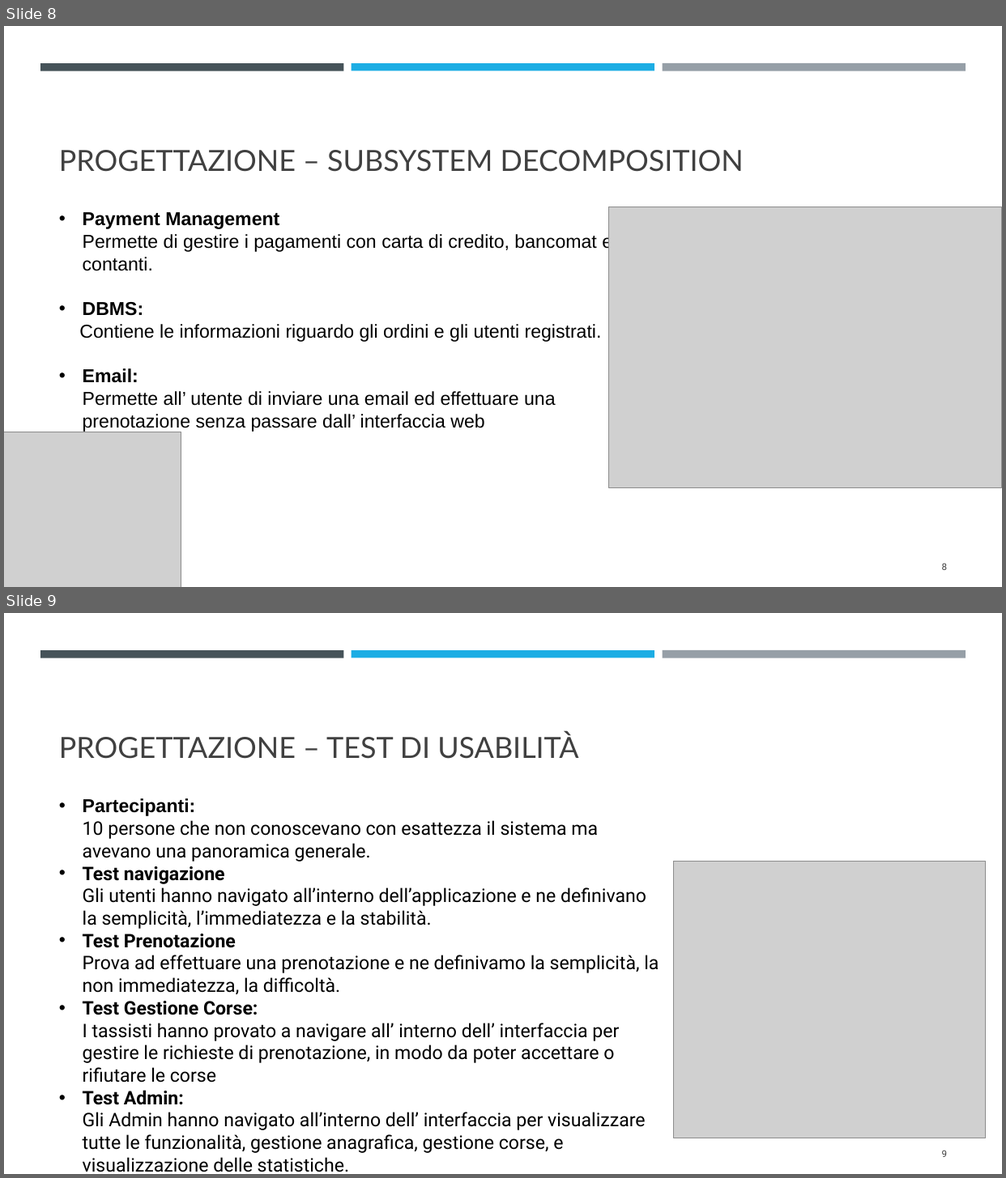
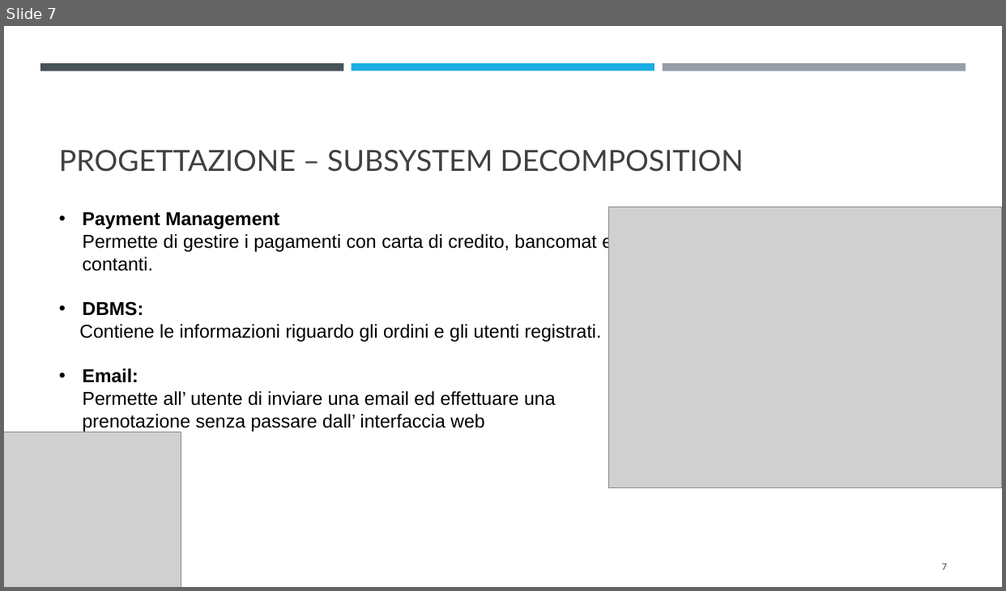
Before and after one commit to Emanuele-Chiummo/Taxi-Project, a slide deck: Presentazione/presentazione TaxiToGo.pptx. Shown one above the other, each under a label of ours: slides 8 and 9 before the commit, slide 7 after it. The pictures are 1006x1178 and 1006x591 pixels, drawn with LibreOffice and Linux fonts; fonts in the diff are those of the drawing; grey boxes stand for pictures. Boxes give left, top, right and bottom in pixels: in the first picture for what was removed or moved away, otherwise in the second. Text is boxed around its words. In the diff, an @@ line names an element or a change of style, - is before the commit and + after.

```diff
--- a/Presentazione/presentazione TaxiToGo.pptx
+++ b/Presentazione/presentazione TaxiToGo.pptx
@@ slide 9 removed at (4,613,1002,1174), background #FFFFFF; not listed: 3 template elements that a slide beside it also shows @@
@@ title removed at (59,733,578,759) @@
-PROGETTAZIONE – TEST DI USABILITÀ
@@ text removed at (83,798,658,1173) @@
-• Partecipanti:
-  10 persone che non conoscevano con esattezza il sistema ma avevano una panoramica generale.
-• Test navigazione
-  Gli utenti hanno navigato all’interno dell’applicazione e ne definivano la semplicità, l’immediatezza e la stabilità.
-• Test Prenotazione
-  Prova ad effettuare una prenotazione e ne definivamo la semplicità, la non immediatezza, la difficoltà.
-• Test Gestione Corse:
-  I tassisti hanno provato a navigare all’ interno dell’ interfaccia per gestire le richieste di prenotazione, in modo da poter accettare o rifiutare le corse
-• Test Admin:
-  Gli Admin hanno navigato all’interno dell’ interfaccia per visualizzare tutte le funzionalità, gestione anagrafica, gestione corse, e visualizzazione delle statistiche.
@@ picture removed at (674,862,987,1139) @@
@@ page number removed at (942,1150,948,1157) @@
-9
@@ what was slide 8 is now slide 7 @@
@@ page number at (942,563,948,570): text changed @@
-8
+7
```
Also in this commit, not shown: 3 slides changed, 4 slides added, 2 other slides removed.
